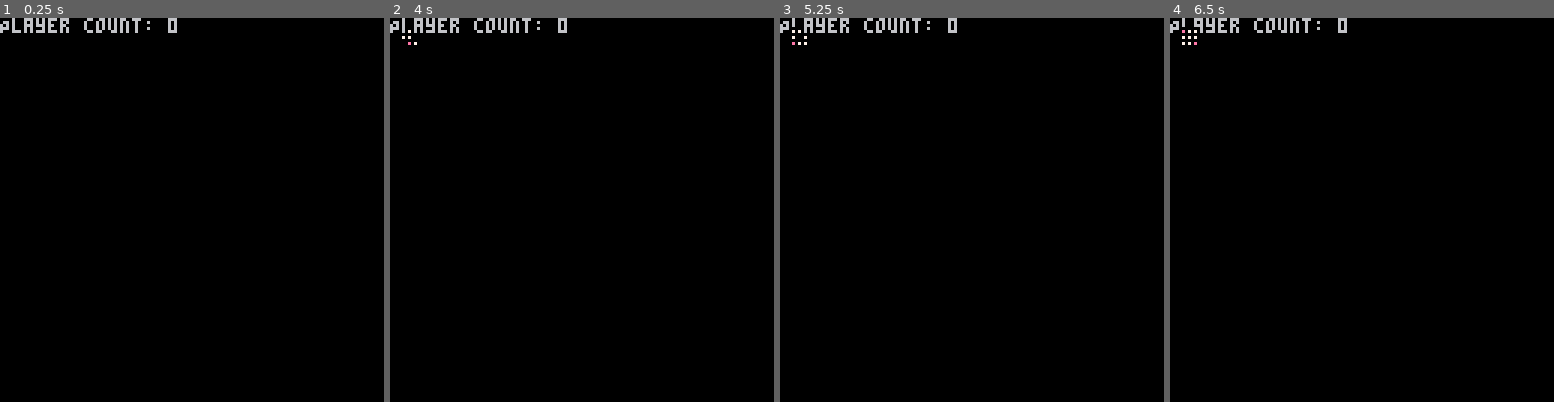
Above: before the commit, frames 1-4 (left to right).
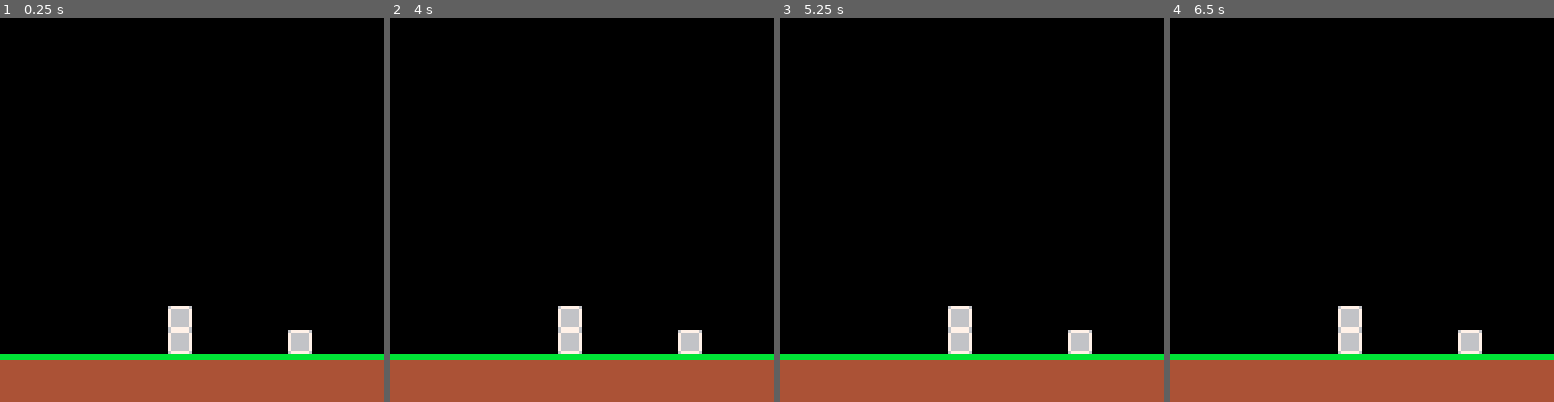
Above: after the commit, the same moments.

Repository: ruby-yacht/sietch-8
Game: PICO-8 cartridge hop.p8
The game is run twice, just before and just after one commit, with the same random seed, the same clock (stepped at 60 frames per second) and the same inputs.
Inputs:
- Up to frame 1 (0.25 s): no input
- Up to frame 2 (4 s): no input
- Up to frame 3 (5.25 s): no input
- Up to frame 4 (6.5 s): no input

The runs differ from the first frame. In frame 1, 14% of the frame differs, in the area x 0-100%, y 0-100%; in frame 2, 14%; in frame 3, 14%; in frame 4, 14%.

Commit message:
Improved spawning and fixed some bugs

Diff:
--- a/test.lua
+++ b/test.lua
@@ -1,27 +1,44 @@
--- Constants
+-- player consts
 local GRAVITY = 0.5  -- Gravity value
 local BOUNCE_FACTOR = -10  -- Factor to bounce back after collision
 
+-- game variables
 local players = {}
 local playerCount = 0
+local gameStarted = false
 
-poke(0x5F2D, 0x1)
+-- start screen variables
+playerCount = 0
+local posx = 0
+local posy = 0
+local xOffset = 0
+local row = 1
+--
+
+poke(0x5F2D, 0x1) -- enable keyboard input
 
 
 function _init()
     cls(1)
 
-    initPlayers()
+
     print("Hop To Survive");
 end
 
 function _update()
-    local keyInput = ""
-    updatePlayers()
 
-    if stat(30) then
-        keyInput = stat(31)
-        bouncePlayer(keyInput)
+    if gameStarted then
+        local keyInput = ""
+        updatePlayers()
+
+        if stat(30) then
+            keyInput = stat(31)
+            bouncePlayer(keyInput)
+        end
+    else
+        initPlayers()
+
+        keyInput = ""
     end
 end
 
@@ -64,23 +81,39 @@
 end
 
 function initPlayers()
-    local keyInput
-    playerCount = 0
-    local posx = 8
-    repeat
-        cls()
-        print("Player count: " .. playerCount);
+    print("Player count: " .. 11)
+    print("Player count: ", 20,20)
 
-        if stat(30) then
-            keyInput = stat(31)
+    if stat(30) then
+        local keyInput = stat(31)
 
-            if not (keyInput == "\31") then
+        if not (keyInput == "\31") then
 
-                players[keyInput] = {x = posx, y = 64, width = 8, height = 8, vx = 0, vy = 0, onGround = false, key=keyInput}
+            if not players[keyInput] then
+                players[keyInput] = {x = posx, y = posy, width = 8, height = 8, vx = 0, vy = 0, onGround = false, key=keyInput}
+
                 playerCount = playerCount + 1
                 posx = posx + 9
+
+                if (posx >= 120) then
+
+                    if xOffset >= 8 then
+                        xOffset = 0
+                    else
+                        xOffset = xOffset + 2
+                    end
+
+                    posx = xOffset
+
+                    posy = posy + 9
+                end
             end
+        end
 
+        if keyInput == "\32" then
+            gameStarted = true
         end
-    until keyInput == "\32"
+
+    end
+
 end
Not shown, changed: 130 lines of the sprite sheet (__gfx__) section of hop.p8
Not shown, changed: the thumbnail (__label__) section of hop.p8
